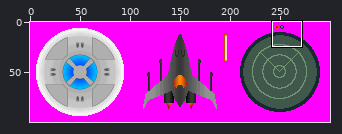
One commit to this sprite sheet: data/ufo-sprites.png. The first picture is a wide view before the edit; the outline marks the close-up.
Close-up. Earlier state:
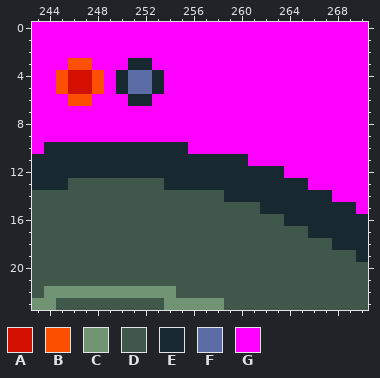
The file is 300x100 pixels. Colours within 5 levels of each other are drawn and written as one. Shown: x 243..270, y 0..23.
Palette (. is transparent): A #d41000  B #fc5000  C #709474  D #40584c  E #182830  F #5c6ca4  G #ff00ff
After the commit:
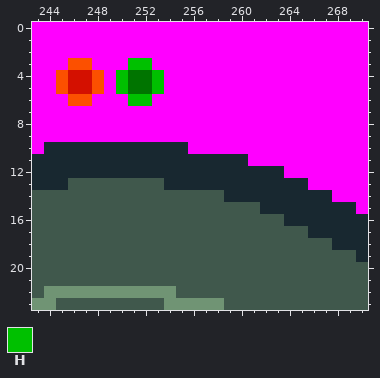
Colours new in this view: H #00c000
Log entry: draw ufo health bar
Change:
@@ palette @@
-F #5c6ca4
+F #007400
@@ x 248..255 @@
  2 GGGGGGGG
- 3 GGGEEGGG
- 4 BGEFFEGG
- 5 BGEFFEGG
- 6 GGGEEGGG
+ 3 GGGHHGGG
+ 4 BGHFFHGG
+ 5 BGHFFHGG
+ 6 GGGHHGGG
  7 GGGGGGGG
